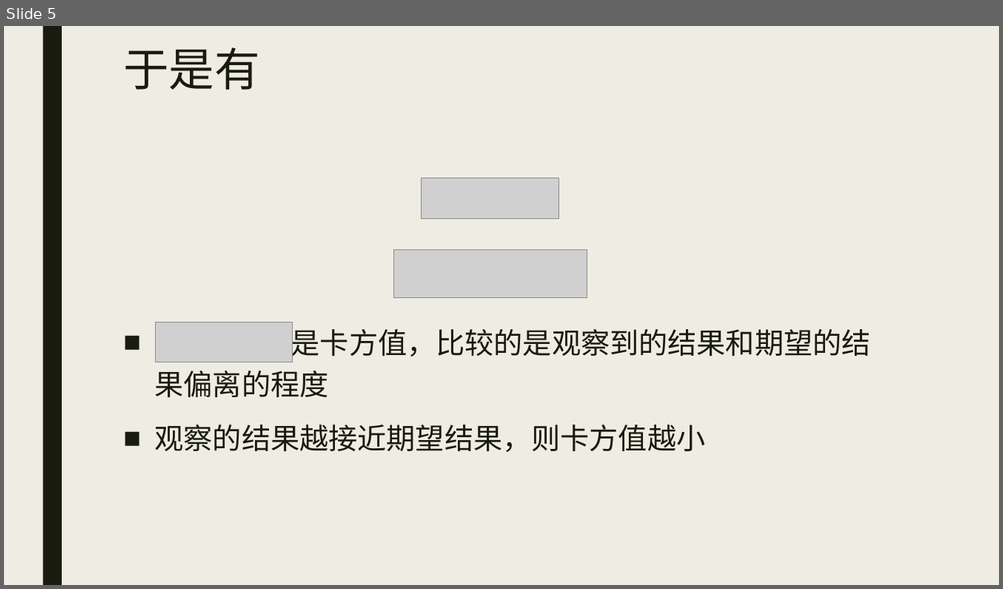
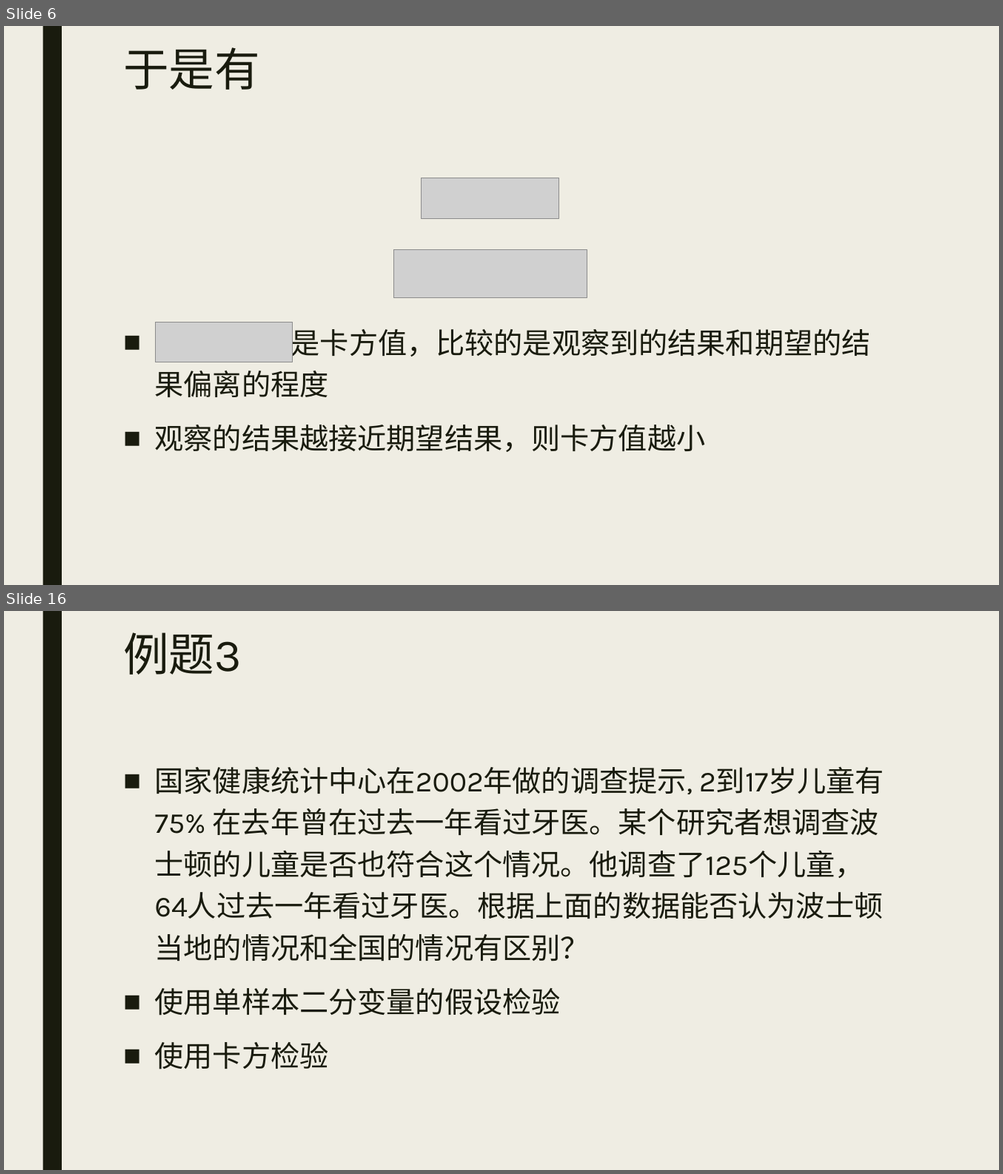
Before and after one commit to beneon/medstat, a slide deck: lect-7/卡方检验.pptx. Shown one above the other, each under a label of ours: slide 5 before the commit, slides 6 and 16 after it; the slides between them are not shown. The pictures are 1003x589 and 1003x1174 pixels, drawn with LibreOffice and Linux fonts; fonts in the diff are those of the drawing; grey boxes stand for pictures. Boxes give left, top, right and bottom in pixels: in the first picture for what was removed or moved away, otherwise in the second. Text is boxed around its words. In the diff, an @@ line names an element or a change of style, - is before the commit and + after.

```diff
--- a/lect-7/卡方检验.pptx
+++ b/lect-7/卡方检验.pptx
@@ slide 16 added at (4, 611, 999, 1170), background #EFEDE3; not listed: 1 template element that a slide beside it also shows @@
@@ title added at (123, 632, 242, 675), 44 pt, text #191B0E @@
+例题3
@@ text added at (155, 767, 883, 1070), 28 pt, text #191B0E @@
+■ 国家健康统计中心在2002年做的调查提示, 2到17岁儿童有75% 在去年曾在过去一年看过牙医。某个研究者想调查波士顿的儿童是否也符合这个情况。他调查了125个儿童，64人过去一年看过牙医。根据上面的数据能否认为波士顿当地的情况和全国的情况有区别？
+■ 使用单样本二分变量的假设检验
+■ 使用卡方检验
@@ what was slide 5 is now slide 6 @@
```
Also in this commit, not shown: 1 slide changed, 13 other slides added, 20 other files.
